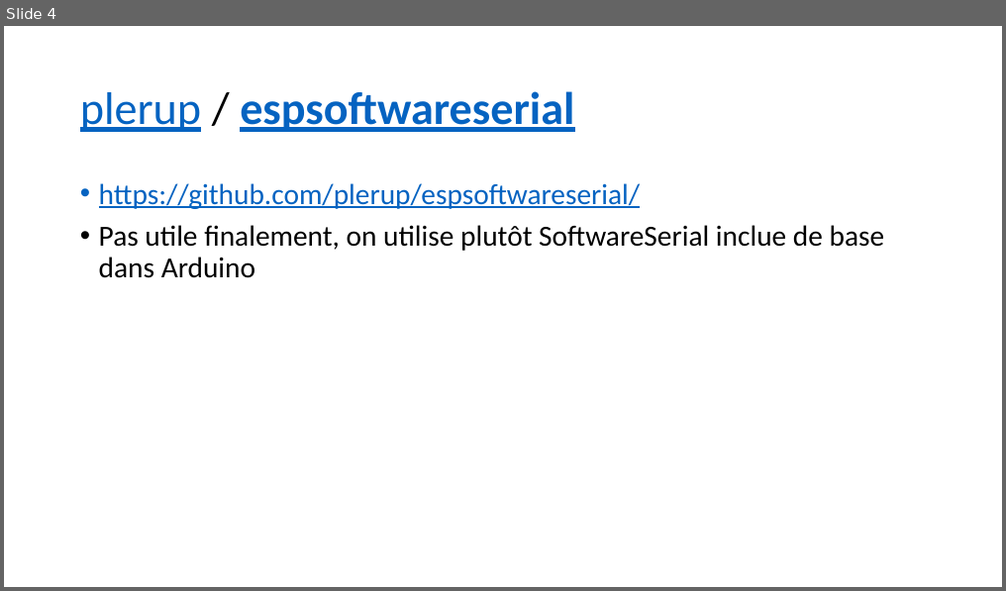
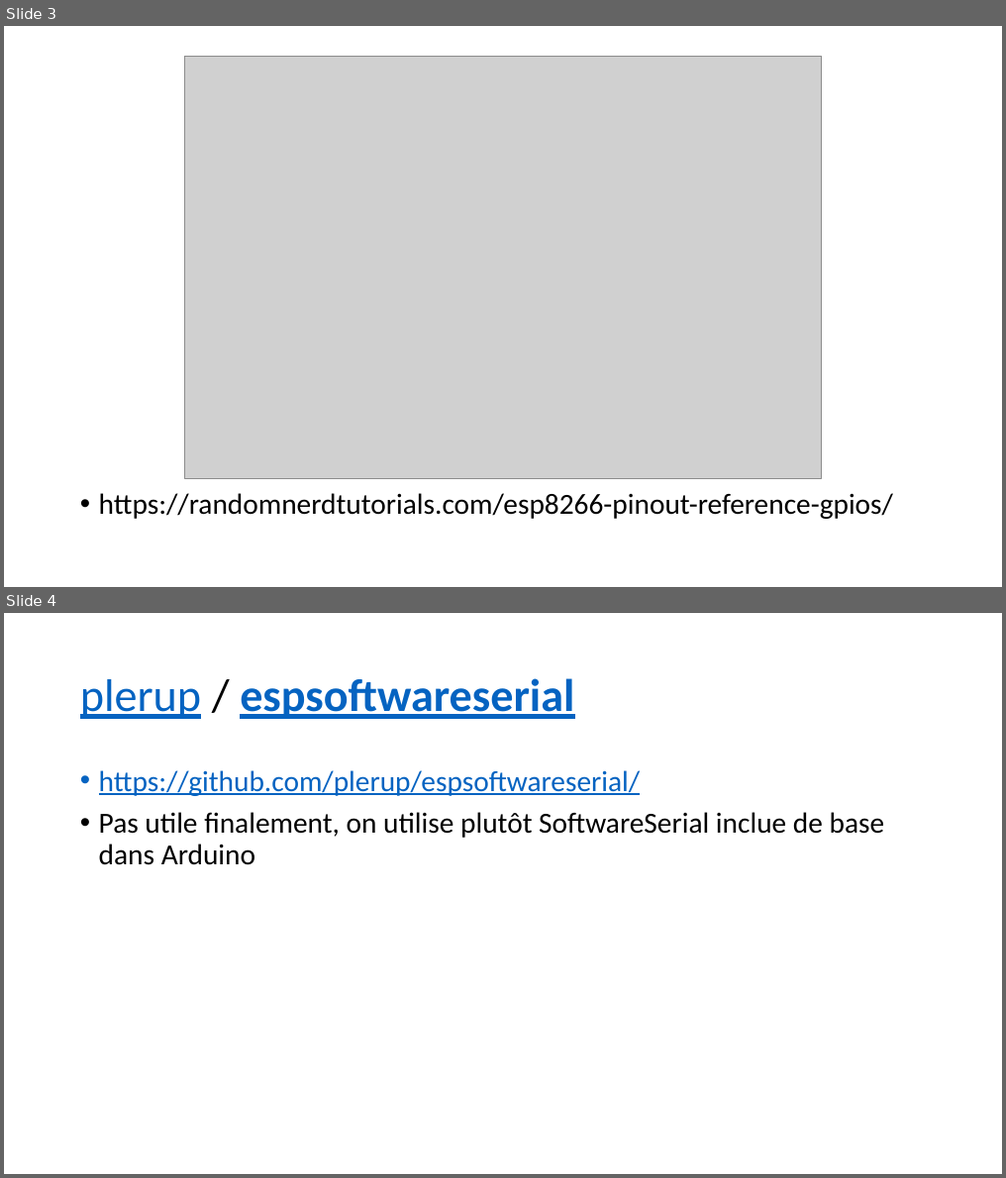
Before and after one commit to AurelienNiebes/SEMI-BA3-GPS3-GPS-Tracker-ESP8266, a slide deck: Notes.pptx. Shown one above the other, each under a label of ours: slide 4 before the commit, slides 3 and 4 after it. The pictures are 1006x591 and 1006x1178 pixels, drawn with LibreOffice and Linux fonts; fonts in the diff are those of the drawing; grey boxes stand for pictures. Boxes give left, top, right and bottom in pixels: in the first picture for what was removed or moved away, otherwise in the second. Text is boxed around its words. In the diff, an @@ line names an element or a change of style, - is before the commit and + after.

```diff
--- a/Notes.pptx
+++ b/Notes.pptx
@@ slide 3 added at bbox=[4, 26, 1002, 587], background #FFFFFF @@
@@ picture added at bbox=[184, 56, 822, 478] @@
@@ text added at bbox=[99, 493, 893, 519], 28 pt, text #000000 @@
+• https://randomnerdtutorials.com/esp8266-pinout-reference-gpios/
```
Also in this commit, not shown: 1 other slide added, 1 slide removed, 1 other file.
